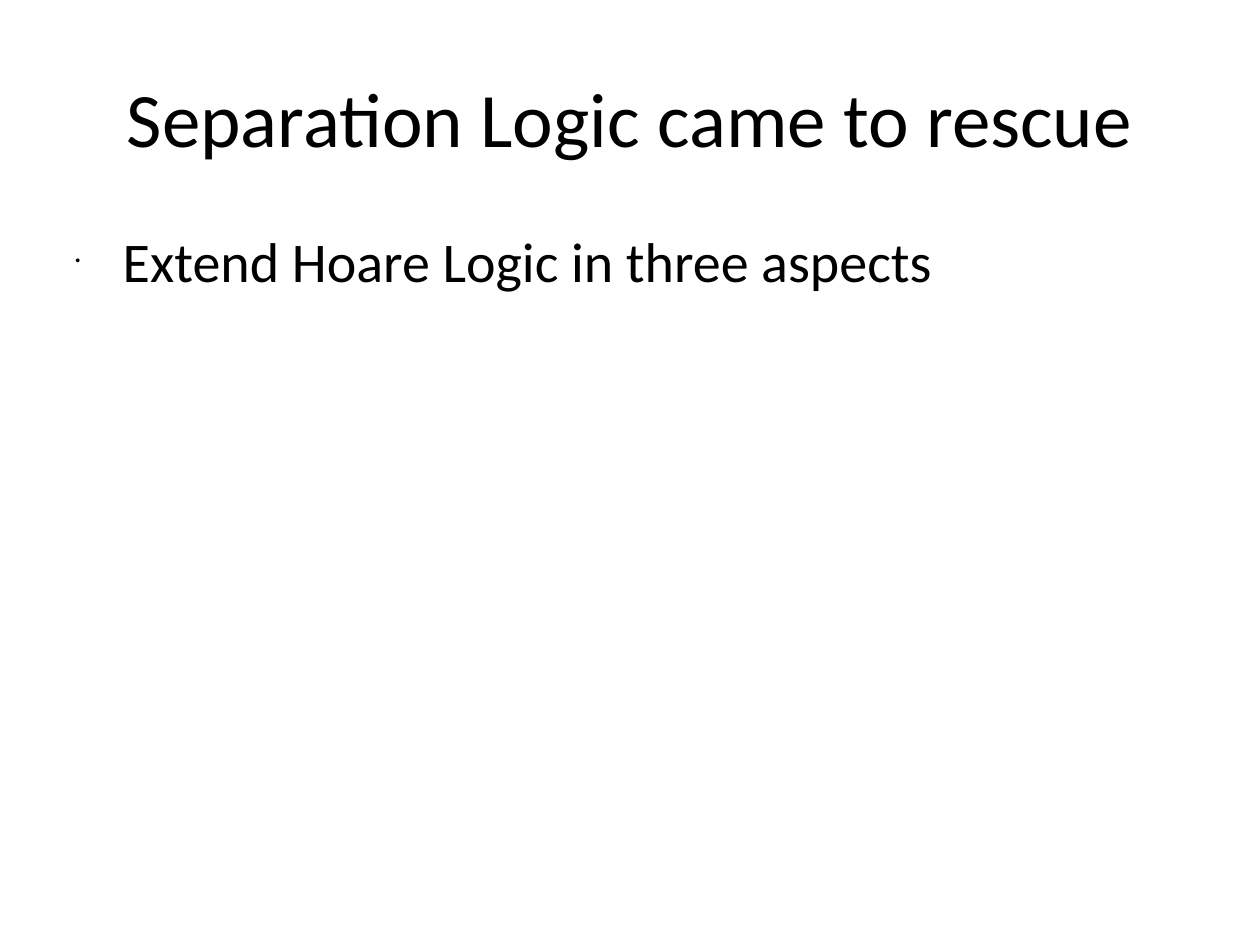
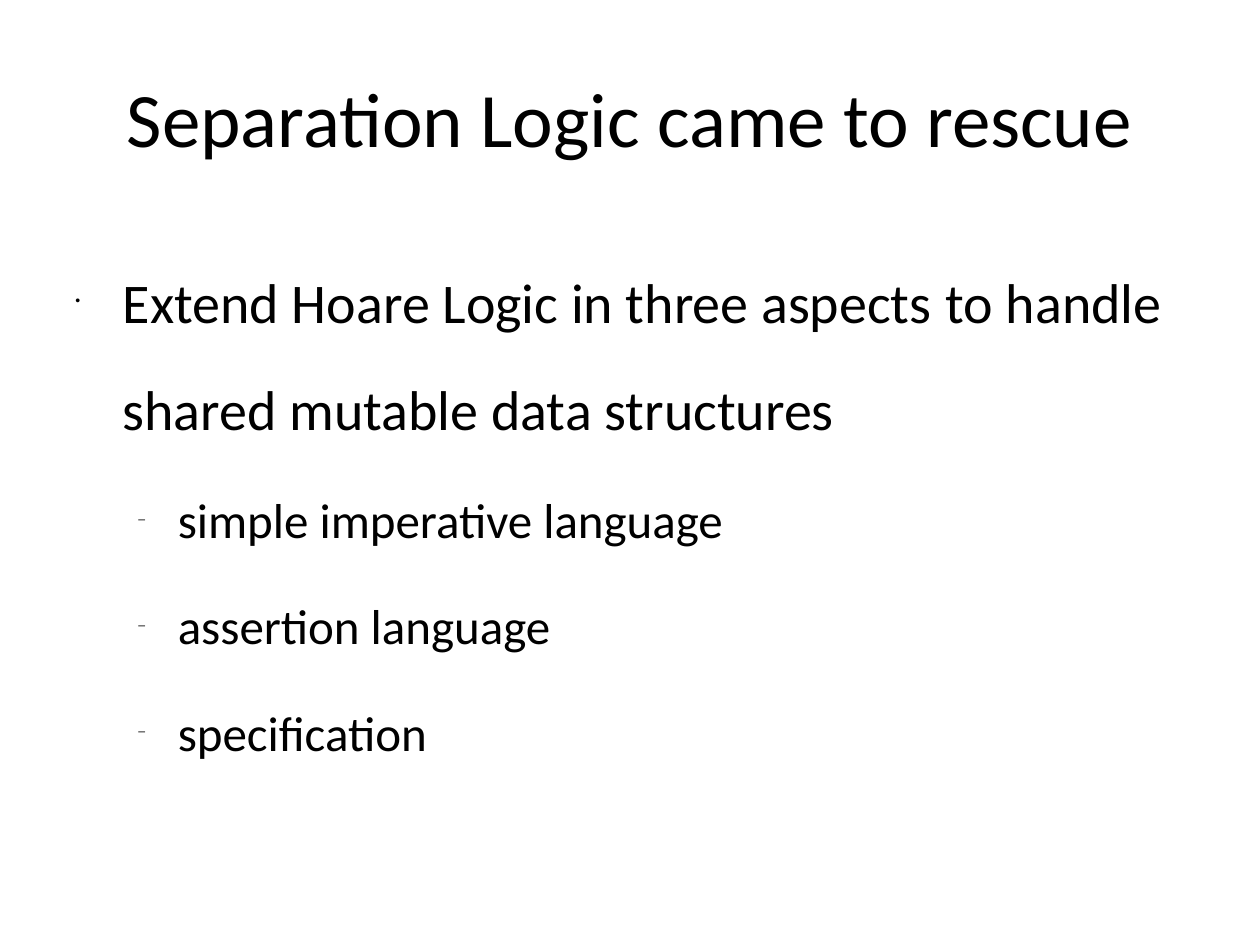
Before and after one commit to xiaohe27/Papers4Courses, a slide deck: slide 5 of FM/presentations/Overview of Separation Logic.ppt (slide 4 before the commit). Drawn at 1260x945 pixels with LibreOffice and Linux fonts; fonts in the diff are those of the drawing. Boxes give left, top, right and bottom in pixels: in the first picture for what was removed or moved away, otherwise in the second. Text is boxed around its words. In the diff, an @@ line names an element or a change of style, - is before the commit and + after.

```diff
--- a/FM/presentations/Overview of Separation Logic.ppt
+++ b/FM/presentations/Overview of Separation Logic.ppt
@@ text at (x1=123, y1=284, x2=1162, y2=759): text changed @@
-• Extend Hoare Logic in three aspects
+• Extend Hoare Logic in three aspects to handle shared mutable data structures
+  – simple imperative language
+  – assertion language
+  – specification
```
Also in this commit, not shown: 1 other slide changed, 6 slides added.
